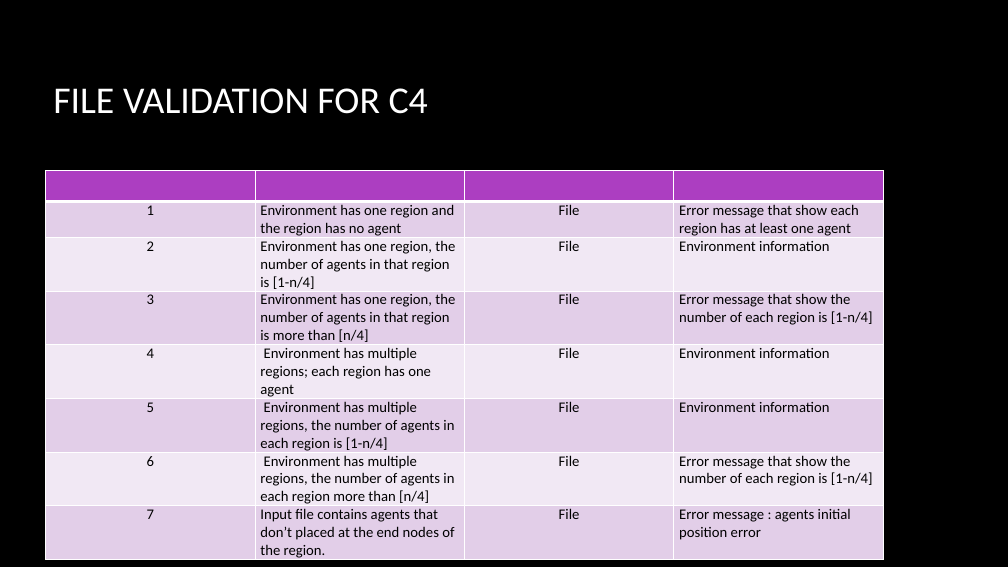
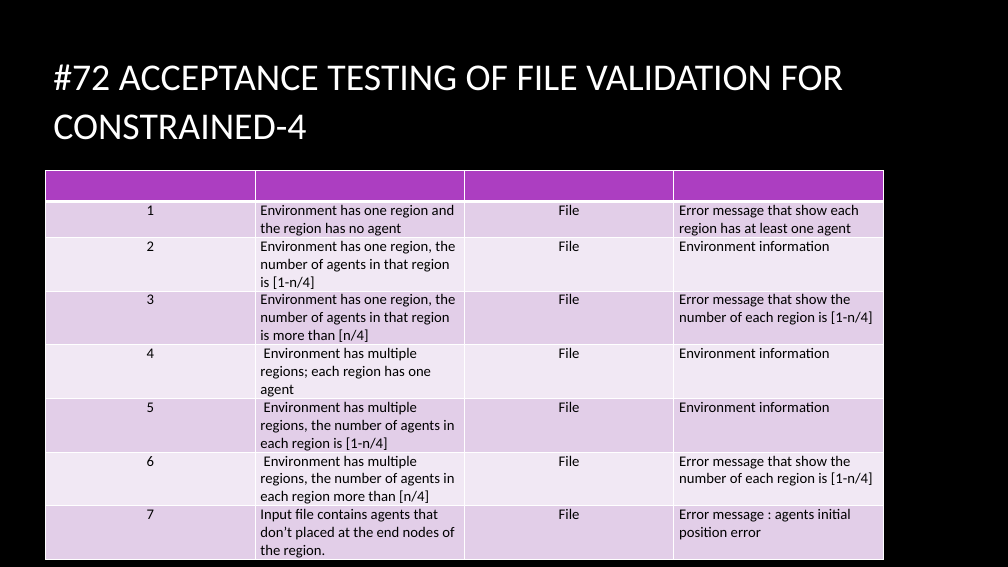
Before and after one commit to Giant-Visualize/Giant-Visualize-Multi-Agent-Patrolling, a slide deck: slide 7 of Document/GIANTS_SixthPresentation.pptx. Drawn at 1008x567 pixels with LibreOffice and Linux fonts; fonts in the diff are those of the drawing; background and template pictures are left out. Boxes give left, top, right and bottom in pixels: in the first picture for what was removed or moved away, otherwise in the second. Text is boxed around its words. In the diff, an @@ line names an element or a change of style, - is before the commit and + after.

```diff
--- a/Document/GIANTS_SixthPresentation.pptx
+++ b/Document/GIANTS_SixthPresentation.pptx
@@ title at box(53, 64, 844, 140): text changed @@
-FILE VALIDATION FOR C4
+#72 ACCEPTANCE TESTING OF FILE VALIDATION FOR CONSTRAINED-4
```
Also in this commit, not shown: 2 other slides changed, 2 slides added, 1 slide removed, 3 other files.
